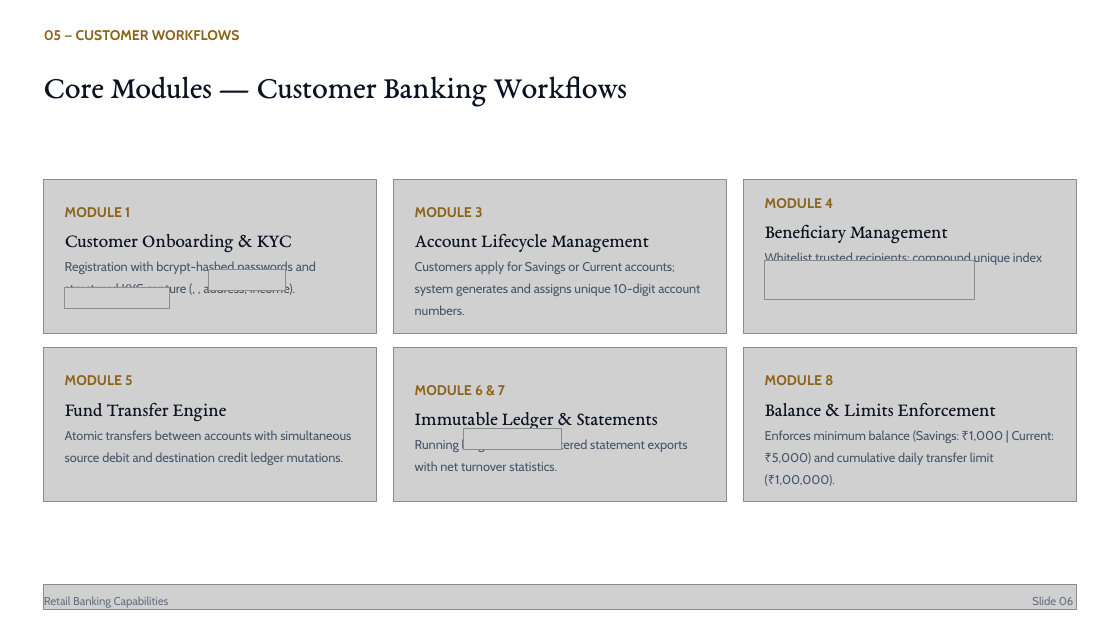
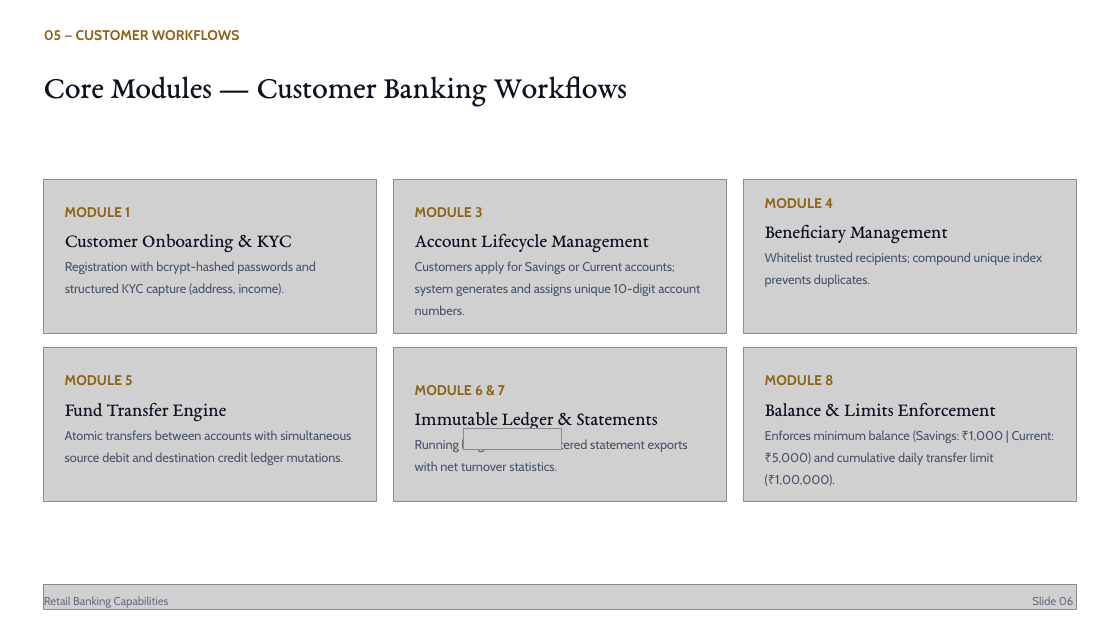
Before and after one commit to RichardRajuChirayath/L-T-5th-sem-Digital-_Banking-_Account_P10, a slide deck: slide 6 of P10_Team30_Digital Banking.pptx. Drawn at 1120x630 pixels with LibreOffice and Linux fonts; fonts in the diff are those of the drawing; grey boxes stand for pictures; background and template pictures are left out. Boxes give left, top, right and bottom in pixels: in the first picture for what was removed or moved away, otherwise in the second. Text is boxed around its words. In the diff, an @@ line names an element or a change of style, - is before the commit and + after.

```diff
--- a/P10_Team30_Digital Banking.pptx
+++ b/P10_Team30_Digital Banking.pptx
@@ text at bbox=[65, 261, 316, 296]: text changed @@
-Registration with bcrypt-hashed passwords and structured KYC capture (, , address, income).
+Registration with bcrypt-hashed passwords and structured KYC capture (address, income).
@@ picture removed at bbox=[208, 269, 286, 290] @@
@@ picture removed at bbox=[765, 260, 975, 300] @@
@@ picture removed at bbox=[65, 287, 170, 308] @@
```
Also in this commit, not shown: 2 other slides changed.
